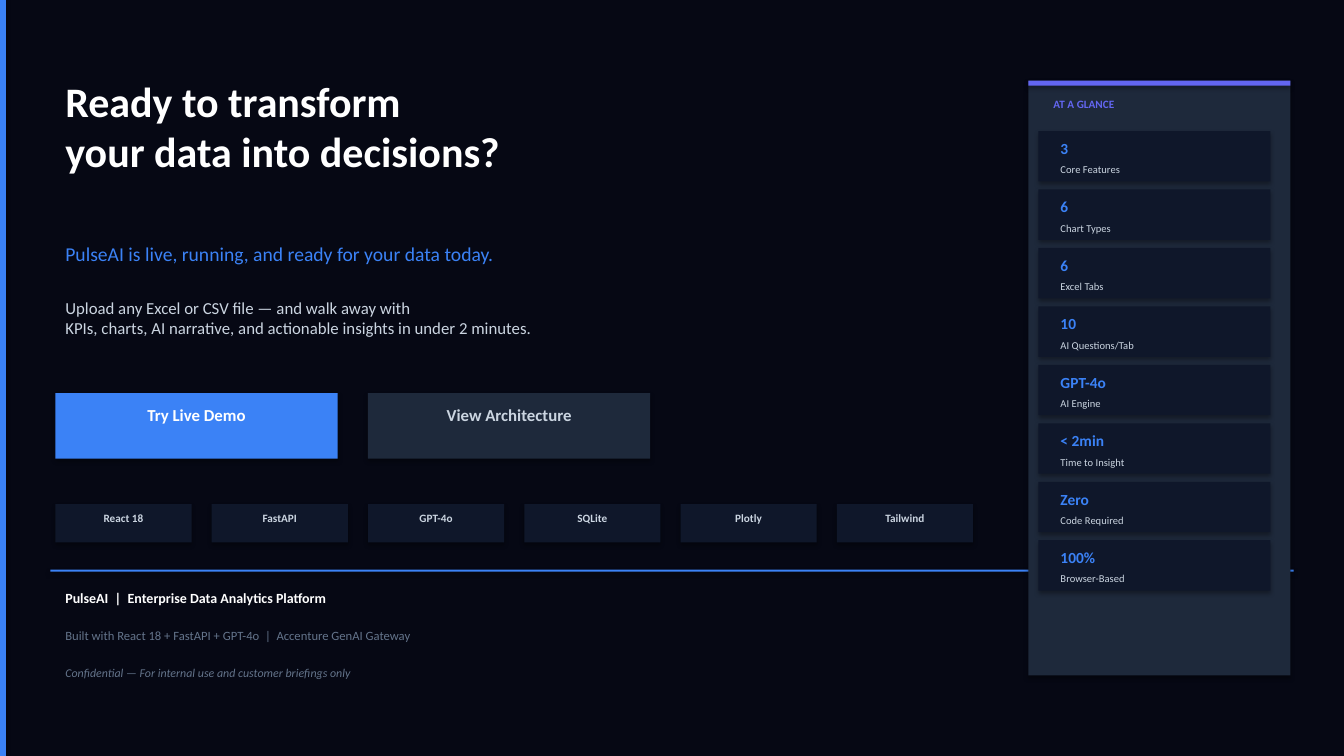
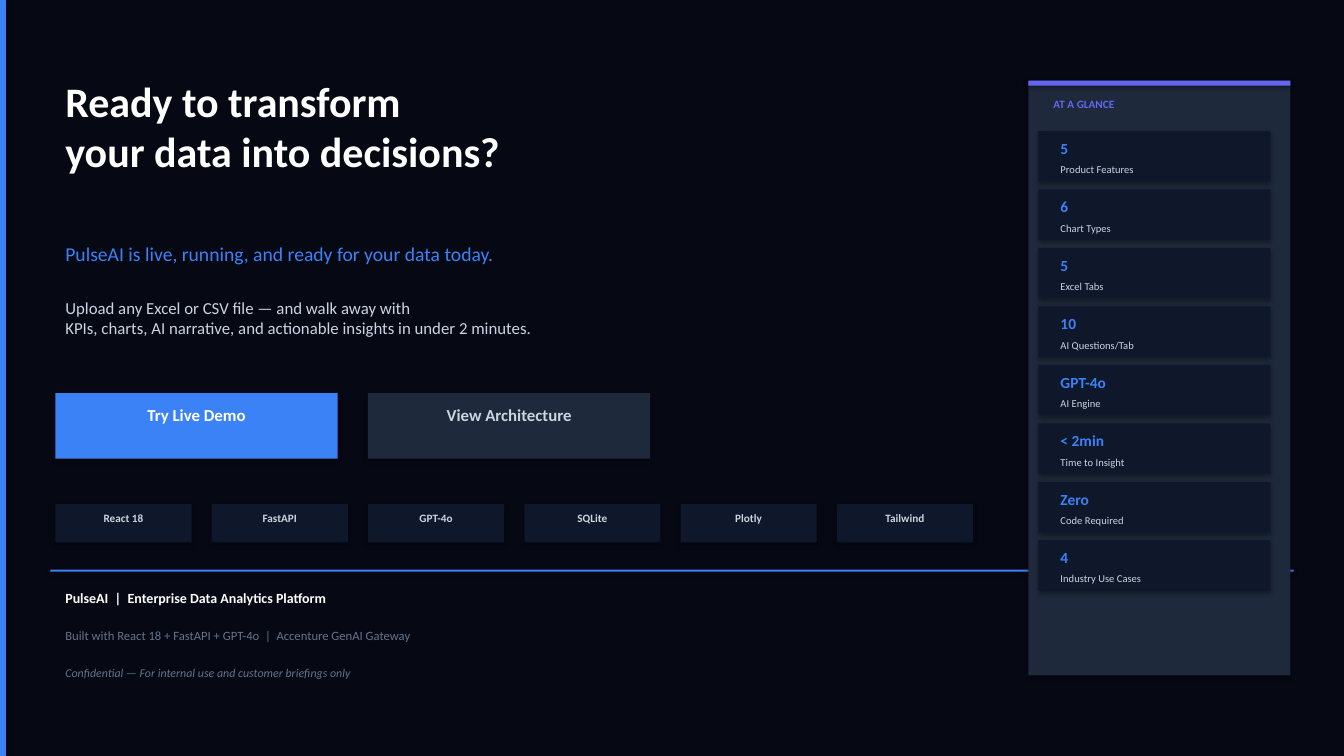
Before and after one commit to nsureshmanikandan/PulseAI, a slide deck: slide 13 of test_data/PulseAI_Presentation.pptx. Drawn at 1344x756 pixels with LibreOffice and Linux fonts; fonts in the diff are those of the drawing. Boxes give left, top, right and bottom in pixels: in the first picture for what was removed or moved away, otherwise in the second. Text is boxed around its words. In the diff, an @@ line names an element or a change of style, - is before the commit and + after.

```diff
--- a/test_data/PulseAI_Presentation.pptx
+++ b/test_data/PulseAI_Presentation.pptx
@@ text at [1060,144,1068,154]: text changed @@
-3
+5
@@ text at [1060,165,1134,173]: text changed @@
-Core Features
+Product Features
@@ text at [1060,261,1068,271]: text changed @@
-6
+5
@@ text at [1060,553,1068,563]: text changed @@
-100%
+4
@@ text at [1060,575,1141,584]: text changed @@
-Browser-Based
+Industry Use Cases
```
Also in this commit, not shown: 4 other slides changed, 1 other file.
